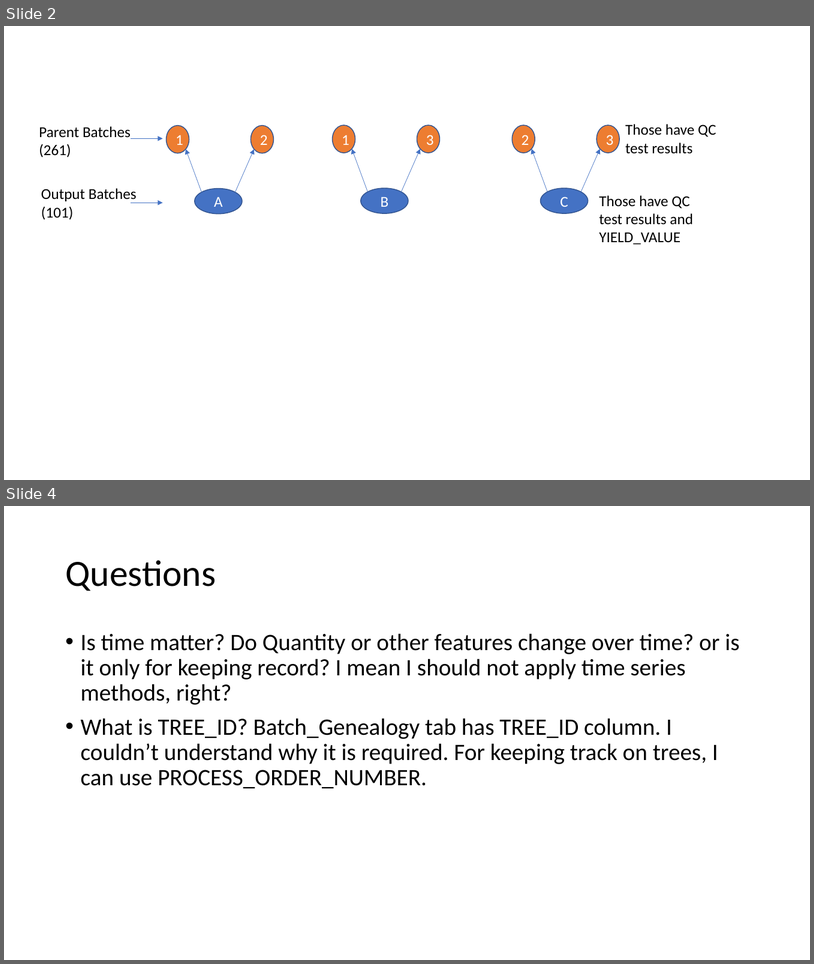
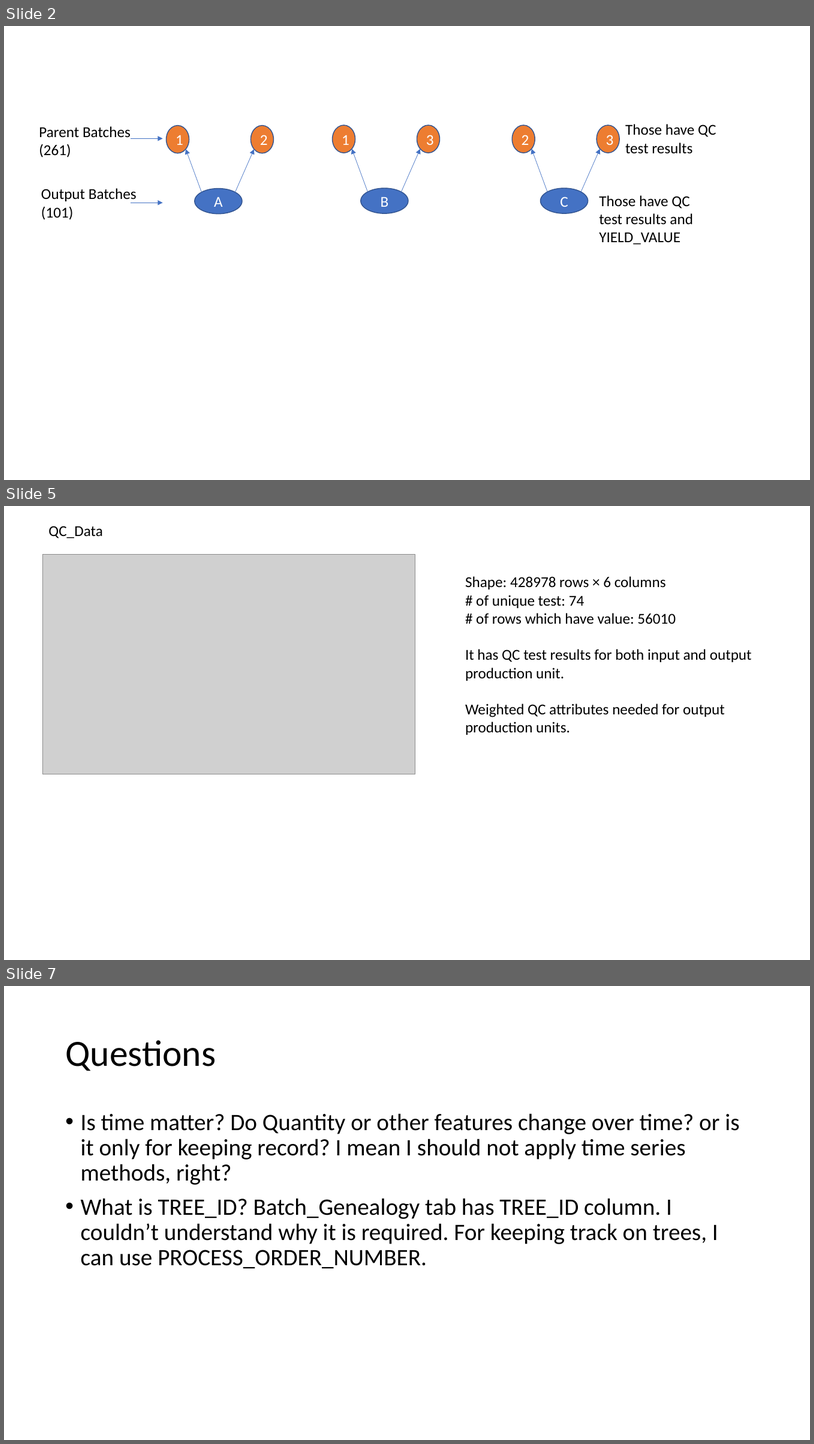
Before and after one commit to whatcanaysu/Sanofi_Challenge, a slide deck: Presentation.pptx. Shown one above the other, each under a label of ours: slides 2 and 4 before the commit, slides 2, 5 and 7 after it; the slides between them are not shown. The pictures are 814x964 and 814x1444 pixels, drawn with LibreOffice and Linux fonts; fonts in the diff are those of the drawing; grey boxes stand for pictures. Boxes give left, top, right and bottom in pixels: in the first picture for what was removed or moved away, otherwise in the second. Text is boxed around its words. In the diff, an @@ line names an element or a change of style, - is before the commit and + after.

```diff
--- a/Presentation.pptx
+++ b/Presentation.pptx
@@ slide 5 added at <box>4,506,810,960</box>, background #FFFFFF @@
@@ text added at <box>48,526,102,538</box>, 18 pt, text #000000 @@
+QC_Data
@@ picture added at <box>43,555,416,775</box> @@
@@ text added at <box>465,576,752,735</box>, 18 pt, text #000000 @@
+Shape: 428978 rows × 6 columns
+# of unique test: 74
+# of rows which have value: 56010
+It has QC test results for both input and output production unit.
+Weighted QC attributes needed for output production units.
@@ what was slide 4 is now slide 7 @@
```
Also in this commit, not shown: 3 other slides added, 1 slide removed, 1 other file.
